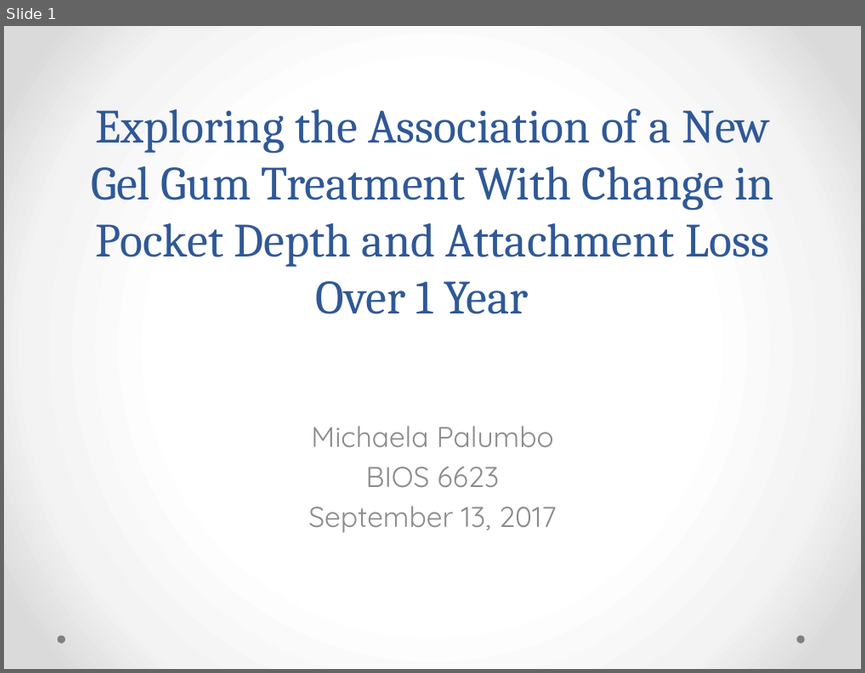
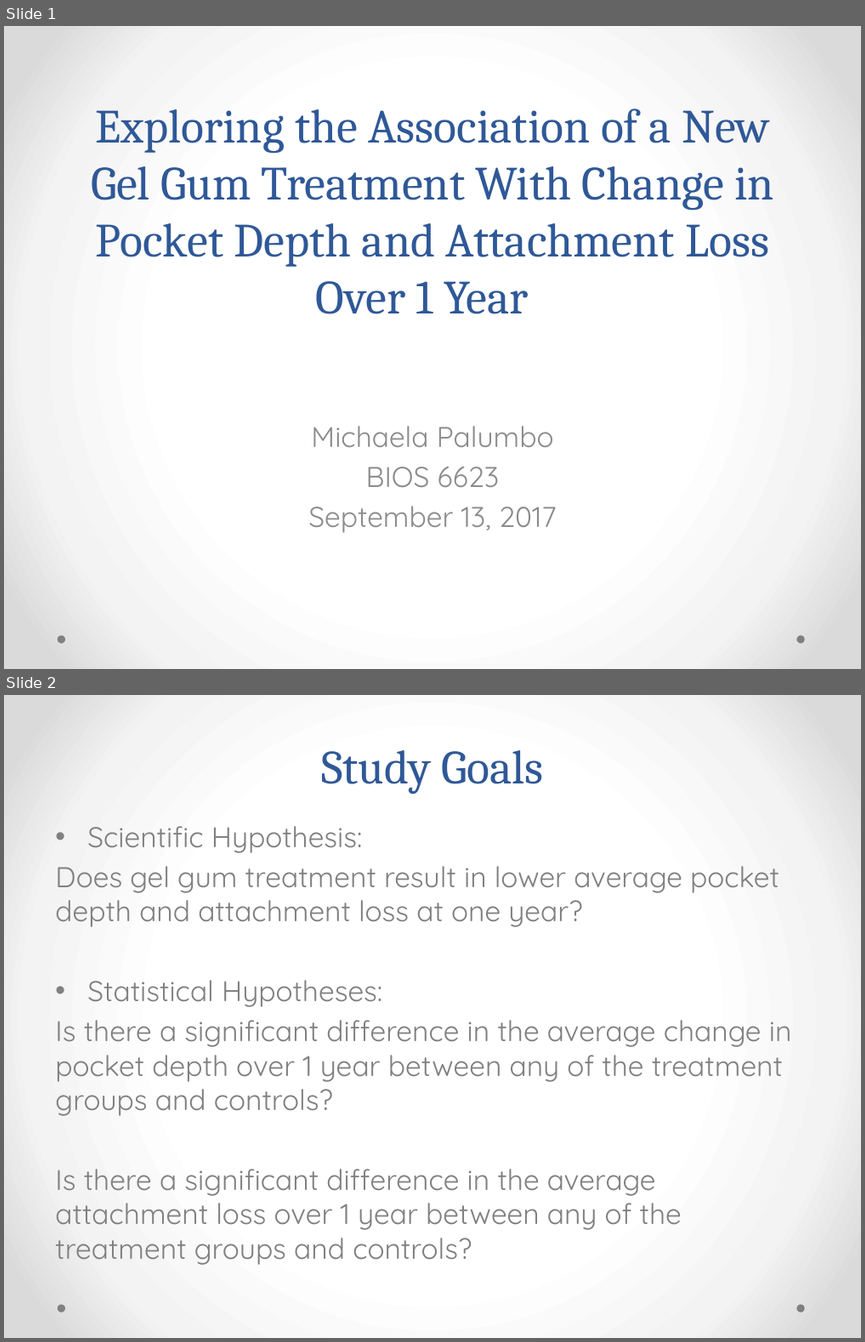
Before and after one commit to BIOS6623-UCD/bios6623-micpalumbo, a slide deck: Project0/Reports/Proj0Slides.pptx. Shown one above the other, each under a label of ours: slide 1 before the commit, slides 1 and 2 after it. The pictures are 865x673 and 865x1342 pixels, drawn with LibreOffice and Linux fonts; fonts in the diff are those of the drawing. Boxes give left, top, right and bottom in pixels: in the first picture for what was removed or moved away, otherwise in the second. Text is boxed around its words. In the diff, an @@ line names an element or a change of style, - is before the commit and + after.

```diff
--- a/Project0/Reports/Proj0Slides.pptx
+++ b/Project0/Reports/Proj0Slides.pptx
@@ slide 2 added at box(4, 695, 861, 1338), background gradient #FFFFFF to #F4F4F4 to #DADADA; not listed: 2 template elements that a slide beside it also shows @@
@@ title added at box(321, 750, 543, 794), 40 pt, text #2F5897 @@
+Study Goals
@@ text added at box(55, 826, 792, 1265), 24 pt, text #808080 @@
+• Scientific Hypothesis:
+Does gel gum treatment result in lower average pocket depth and attachment loss at one year?
+• Statistical Hypotheses:
+Is there a significant difference in the average change in pocket depth over 1 year between any of the treatment groups and controls?
+Is there a significant difference in the average attachment loss over 1 year between any of the treatment groups and controls?
```
Also in this commit, not shown: 4 other slides added, 5 slides removed, 12 other files.
